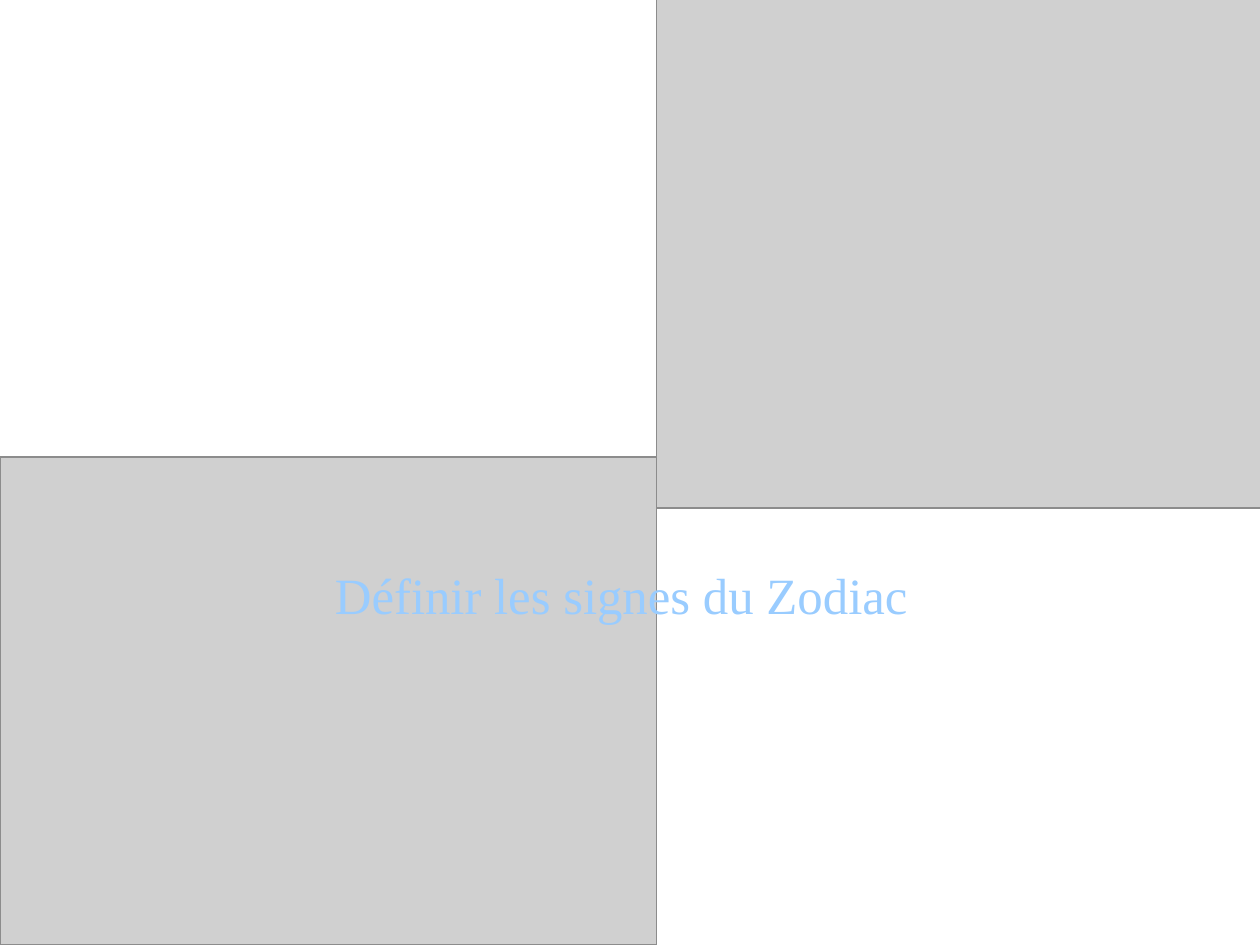
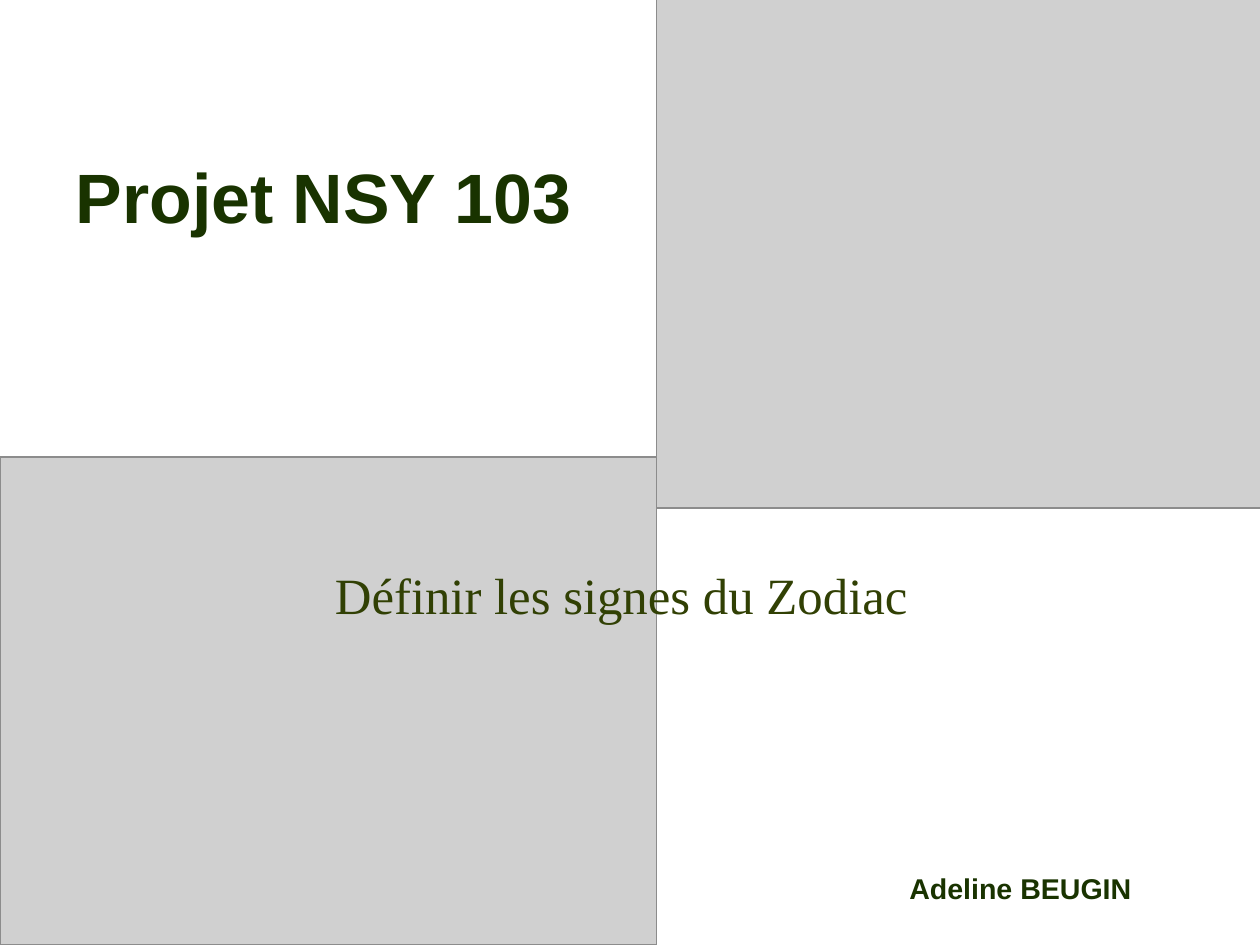
Before and after one commit to beugin/Signe_astrologique, a slide deck: slide 2 of dossier_presentation.odp. Drawn at 1260x945 pixels with LibreOffice and Linux fonts; fonts in the diff are those of the drawing; grey boxes stand for pictures; background and template pictures are left out. Boxes give left, top, right and bottom in pixels: in the first picture for what was removed or moved away, otherwise in the second. Text is boxed around its words. In the diff, an @@ line names an element or a change of style, - is before the commit and + after.

```diff
--- a/dossier_presentation.odp
+++ b/dossier_presentation.odp
@@ title "Projet NSY 103" at [76, 172, 571, 237]: text colour #FFFFFF to #193300 @@
@@ text "Définir les signes du Zodiac" at [335, 574, 907, 624]: text colour gradient #99CCFF to #FFFF66 to gradient #314004 to #FFCC00 @@
@@ text "Adeline BEUGIN" at [909, 878, 1131, 900]: text colour #FFFFFF to #193300 @@
@@ text "Adeline BEUGIN": place and size @@
-text "Adeline BEUGIN" at [874, 846, 1118, 890]
+text "Adeline BEUGIN" at [909, 878, 1131, 900]
```
Also in this commit, not shown: 3 other slides changed, 8 other files.
